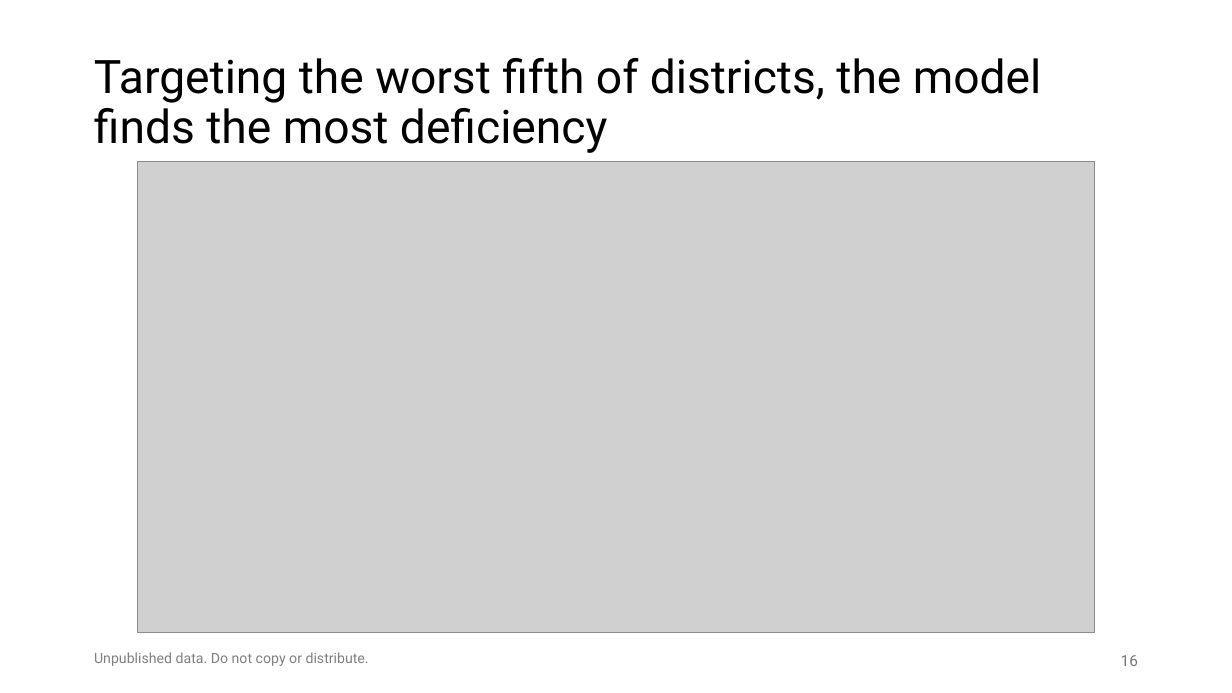
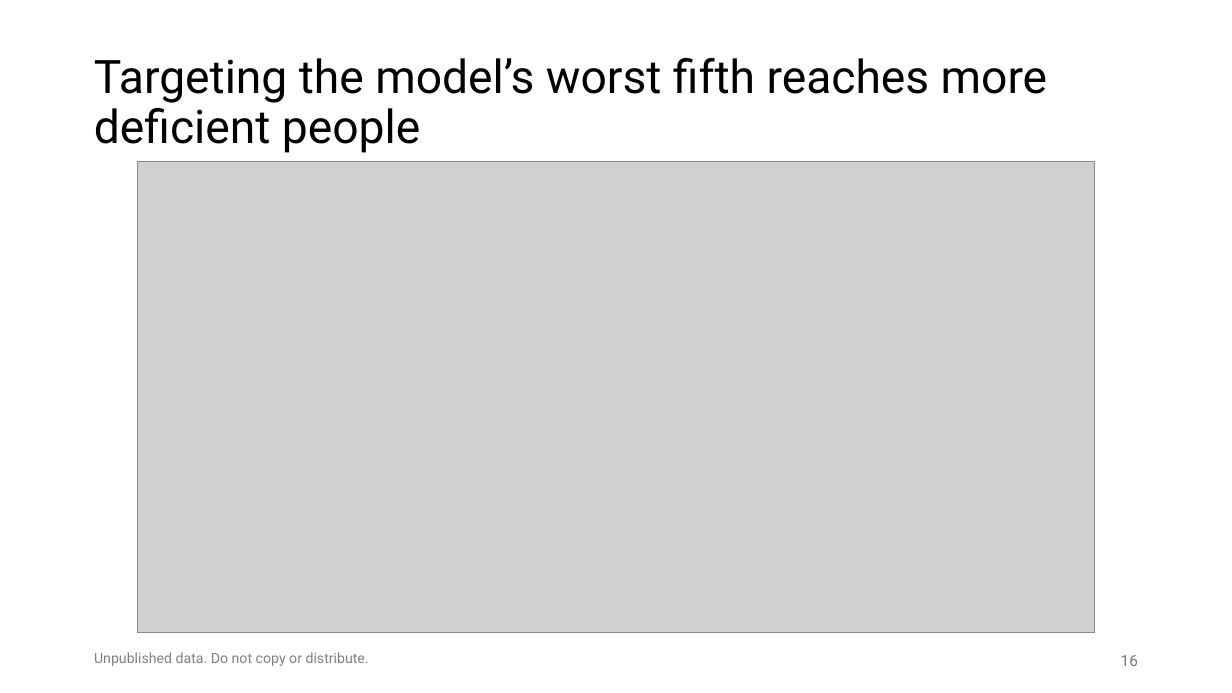
Before and after one commit to amertens/mn-prediction, a slide deck: slide 16 of docs/slides/MN-proxy-policy-deck-2026-09.pptx. Drawn at 1232x693 pixels with LibreOffice and Linux fonts; fonts in the diff are those of the drawing; grey boxes stand for pictures; background and template pictures are left out. Boxes give left, top, right and bottom in pixels: in the first picture for what was removed or moved away, otherwise in the second. Text is boxed around its words. In the diff, an @@ line names an element or a change of style, - is before the commit and + after.

```diff
--- a/docs/slides/MN-proxy-policy-deck-2026-09.pptx
+++ b/docs/slides/MN-proxy-policy-deck-2026-09.pptx
@@ title at [94, 58, 1047, 153]: text changed @@
-Targeting the worst fifth of districts, the model finds the most deficiency
+Targeting the model’s worst fifth reaches more deficient people
```
Also in this commit, not shown: 5 other slides changed, 3 other files.
